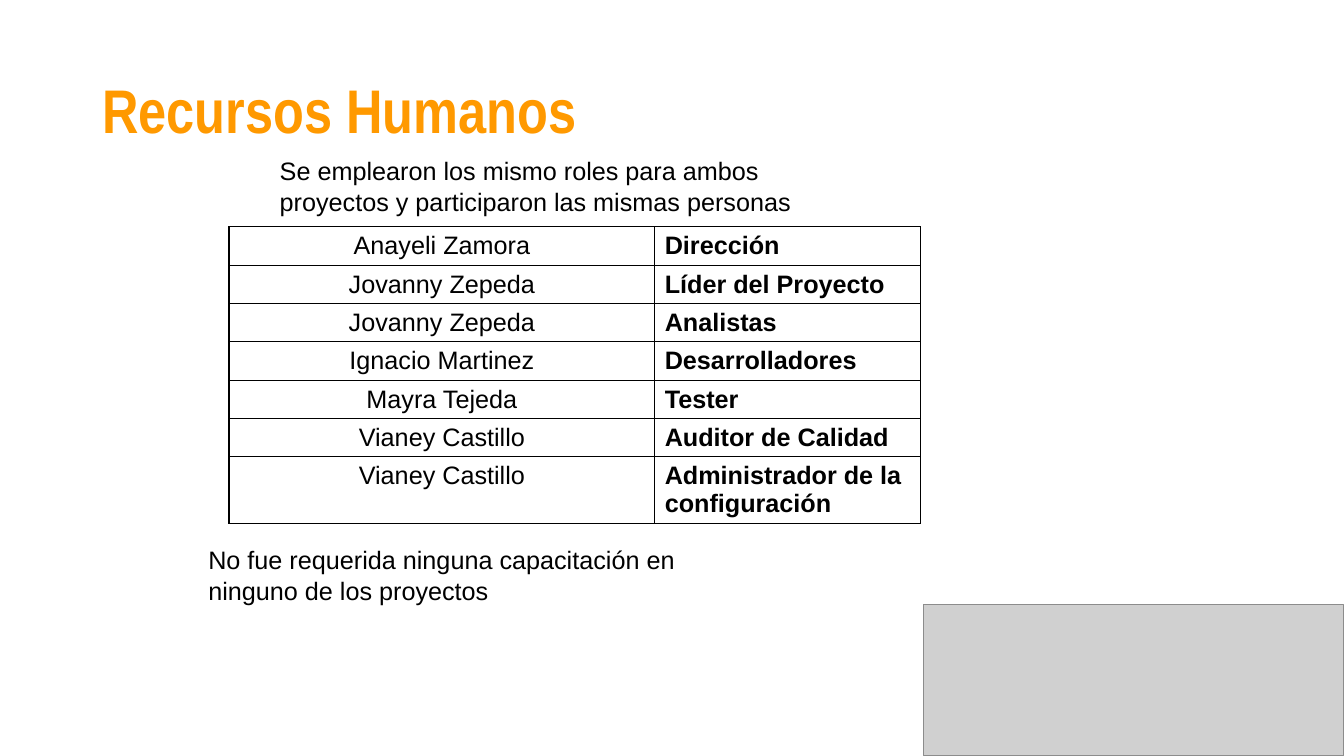
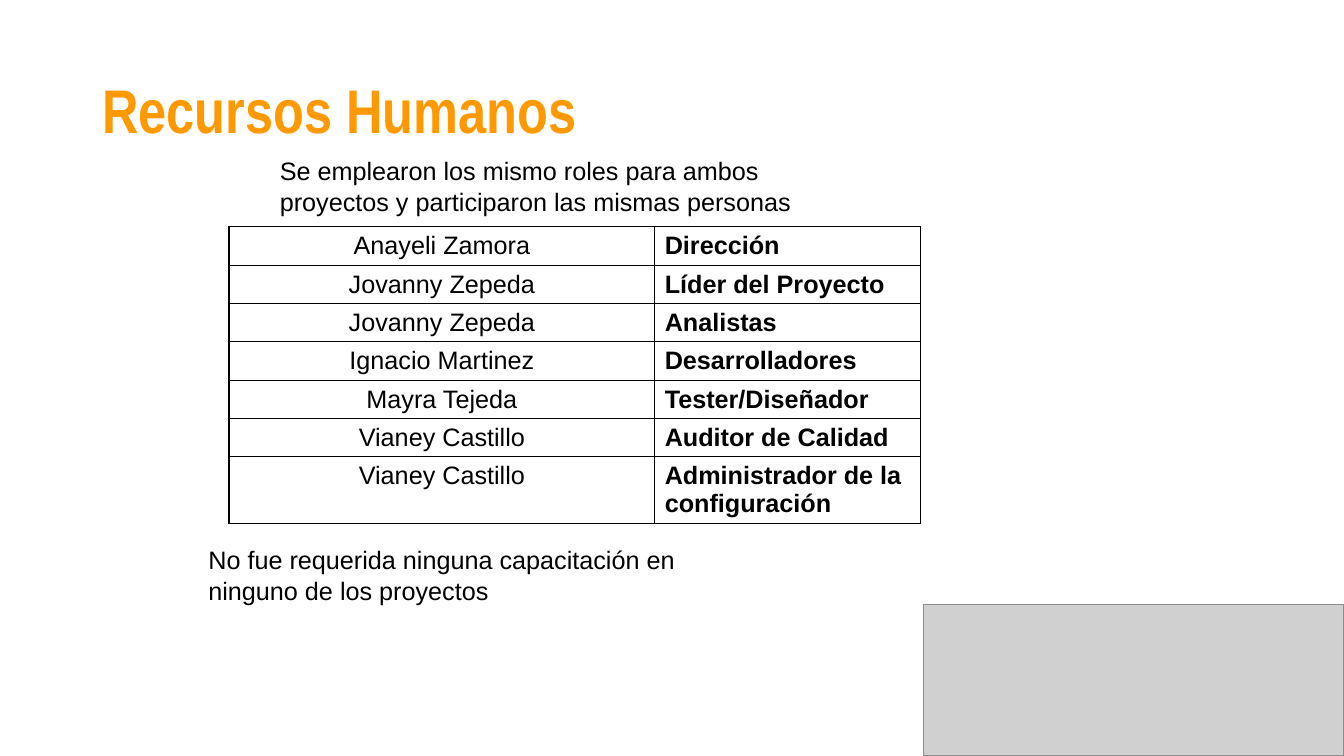
Before and after one commit to jovannyzepeda/Bisoltec, a slide deck: slide 6 of Organizacional/06. Medición y Monitoreo/2016/Bisoltec-ReporteMonitoreo.pptx (slide 5 before the commit). Drawn at 1344x756 pixels with LibreOffice and Linux fonts; fonts in the diff are those of the drawing; grey boxes stand for pictures. Boxes give left, top, right and bottom in pixels: in the first picture for what was removed or moved away, otherwise in the second. Text is boxed around its words. In the diff, an @@ line names an element or a change of style, - is before the commit and + after.

```diff
--- a/Organizacional/06. Medición y Monitoreo/2016/Bisoltec-ReporteMonitoreo.pptx
+++ b/Organizacional/06. Medición y Monitoreo/2016/Bisoltec-ReporteMonitoreo.pptx
@@ table at (229,227,921,522) @@
-row 5, column 2: Tester
+row 5, column 2: Tester/Diseñador
```
Also in this commit, not shown: 10 other slides changed, 14 slides added, 8 slides removed, 3 other files.
